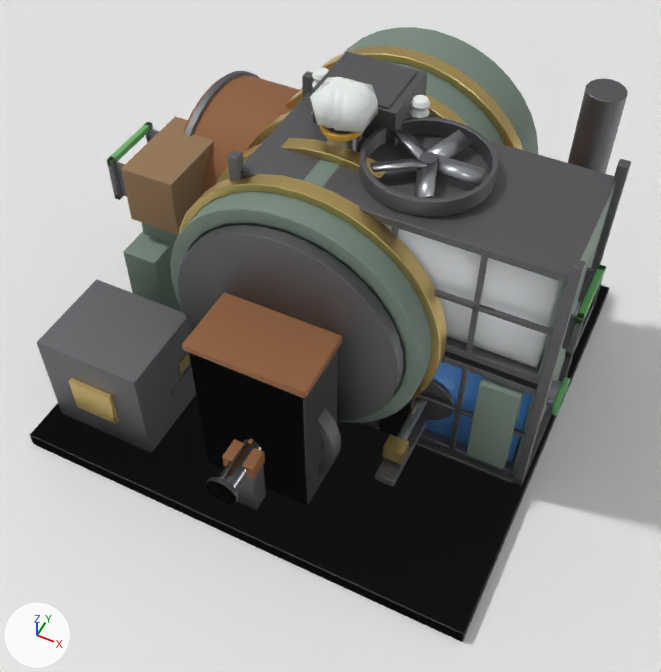
What one commit did to the Blender file Art/feKinetic/feKinetic.blend.
Before and after are seen from a 50 mm camera at (1.77, -3.69, 4.88) aimed at (0.12, -0.38, 0.75). Lighting does not change. The marker at lower left points along +X, +Y and +Z. The picture after the commit comes second.

Objects in the first picture: 'FeFan_Condenser', 'FeLevelGas', 'FeLevelLiquid', 'FePiston_2', 'FeSpin_SteamFlywheel', 'FeSteamPuff_3', 'feCondenser_Base', 'feDynamo2_Base', 'feElectricMotor3_Base', 'fePreviewFloor', 'feSteamEngine_Base' and 7 more.
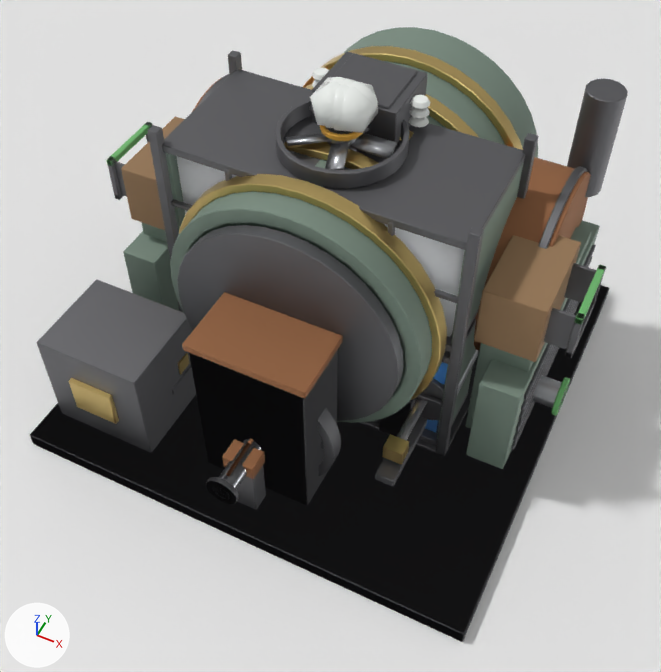
What changed in the scene script:
```text
Change me_fecondenser_base:
    used by ob_fecondenser_base; location = (0.0, 0.0, 0.0)
    remove me_fecondenser_base.from_pydata(...)  # 1080 vertices, 964 faces; spans x -0.45..1.45, y -0.5..0.5, z 0.0..1.95
    add me_fecondenser_base.from_pydata(...)  # 1080 vertices, 964 faces; spans x -0.95..0.95, y -0.5..0.5, z 0.0..1.95
    me_fecondenser_base part 1: the whole mesh is moved by (-0.5, 0.0, 0.0)
Change ob_felevelliquid:
    ob_felevelliquid.location: (0.5, 0.0, 0.18) -> (0.0, 0.0, 0.18)
Change ob_felevelgas:
    ob_felevelgas.location: (0.5, 0.0, 1.08) -> (0.0, 0.0, 1.08)
Change ob_fefan_condenser:
    ob_fefan_condenser.location: (0.5, 0.0, 1.92) -> (0.0, 0.0, 1.92)
```

Location of each change, (x1, y1, x2, y2) in pixels of the pictures (661 x 672 px):
'feCondenser_Base', mesh moved: before (227, 71, 631, 487); after (147, 50, 539, 456)
'FeLevelGas', moved (mostly hidden afterwards): before (384, 224, 562, 368); after (176, 156, 465, 337)
'FeFan_Condenser', moved: before (370, 129, 486, 198); after (286, 105, 397, 170)
'FeLevelLiquid', moved: before (425, 362, 532, 462); after (425, 362, 448, 432)
